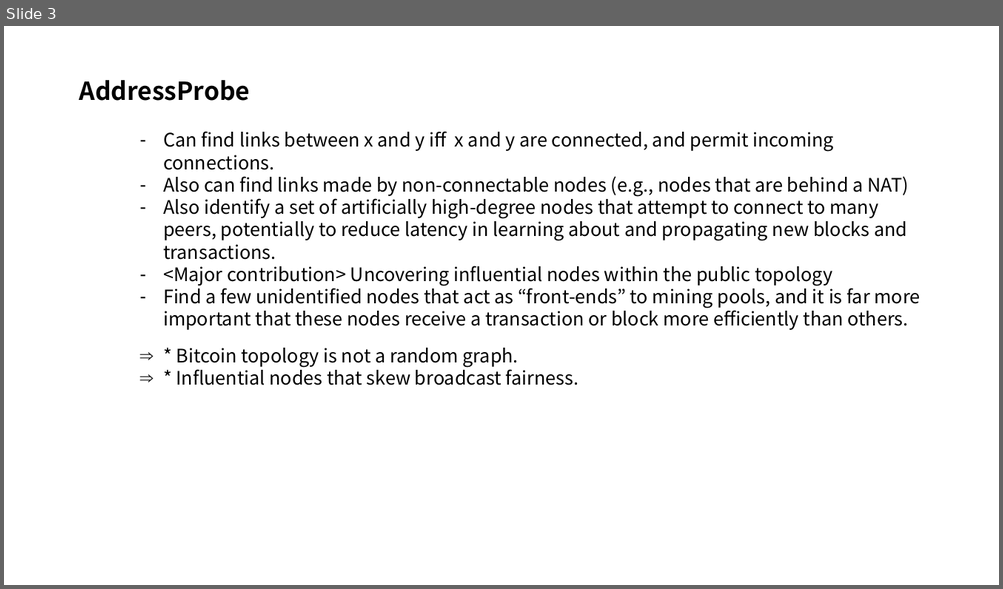
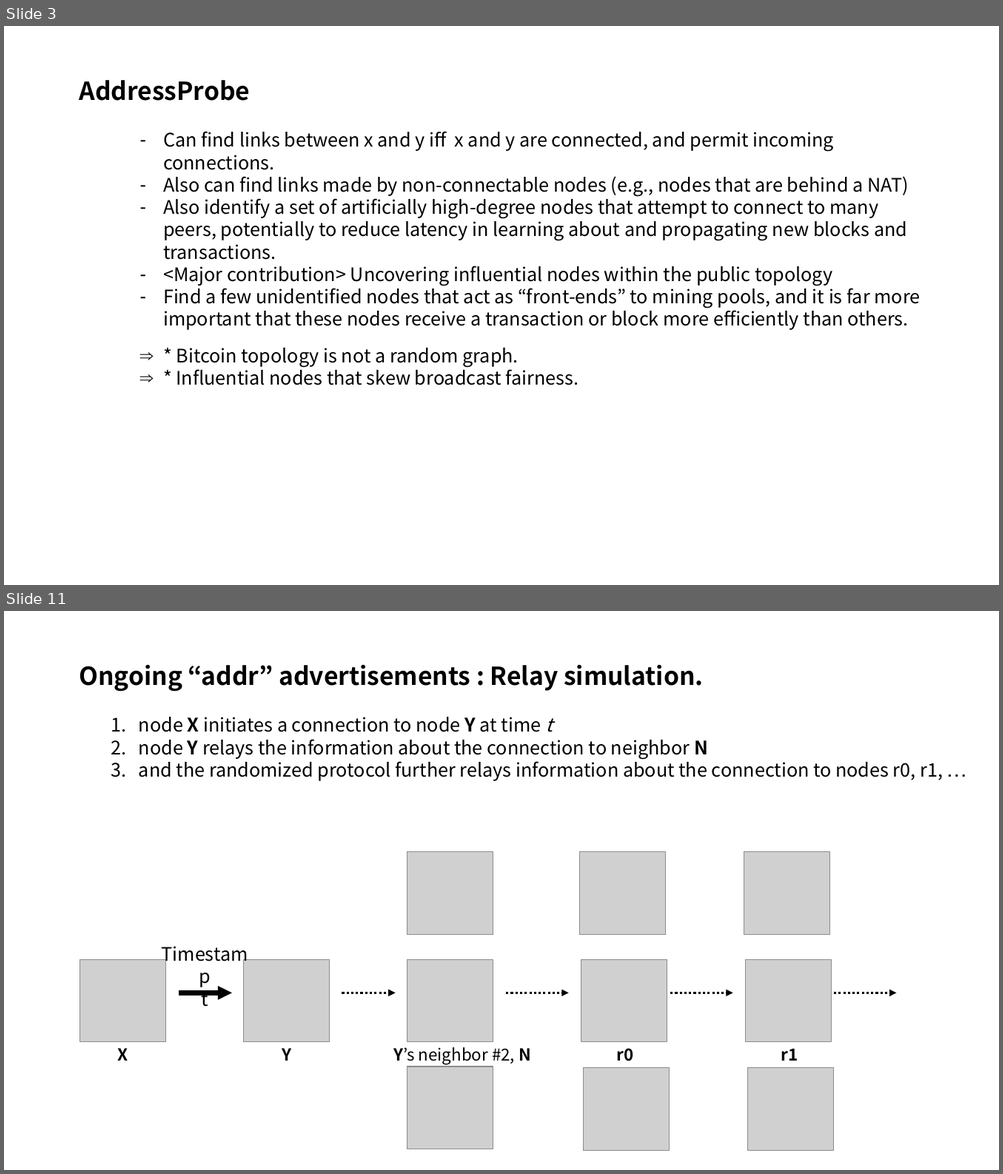
Before and after one commit to FelixSeol/paper, a slide deck: discovering/Discovering Bitcoin's Public topology.pptx. Shown one above the other, each under a label of ours: slide 3 before the commit, slides 3 and 11 after it; the slides between them are not shown. The pictures are 1003x589 and 1003x1174 pixels, drawn with LibreOffice and Linux fonts; fonts in the diff are those of the drawing; grey boxes stand for pictures. Boxes give left, top, right and bottom in pixels: in the first picture for what was removed or moved away, otherwise in the second. Text is boxed around its words. In the diff, an @@ line names an element or a change of style, - is before the commit and + after.

```diff
--- a/discovering/Discovering Bitcoin's Public topology.pptx
+++ b/discovering/Discovering Bitcoin's Public topology.pptx
@@ slide 11 added at bbox=[4, 611, 999, 1170], background #FFFFFF @@
@@ text added at bbox=[79, 664, 703, 691], 24 pt, text #000000, bold @@
+Ongoing “addr” advertisements : Relay simulation.
@@ text added at bbox=[139, 717, 942, 781], 18 pt, text #000000 @@
+1. node X initiates a connection to node Y at time t
+2. node Y relays the information about the connection to neighbor N
+3. and the randomized protocol further relays information about the connection to nodes r0, r1, …
@@ group added at bbox=[80, 960, 896, 1065]: 6 texts, 5 pictures, 5 arrows @@
+X
+Y
+Y’s neighbor #2, N
+r0
+r1
+Timestamp
+t
@@ group added at bbox=[407, 852, 834, 1151]: 6 pictures @@
```
Also in this commit, not shown: 3 slides changed, 8 other slides added, 1 slide removed.
